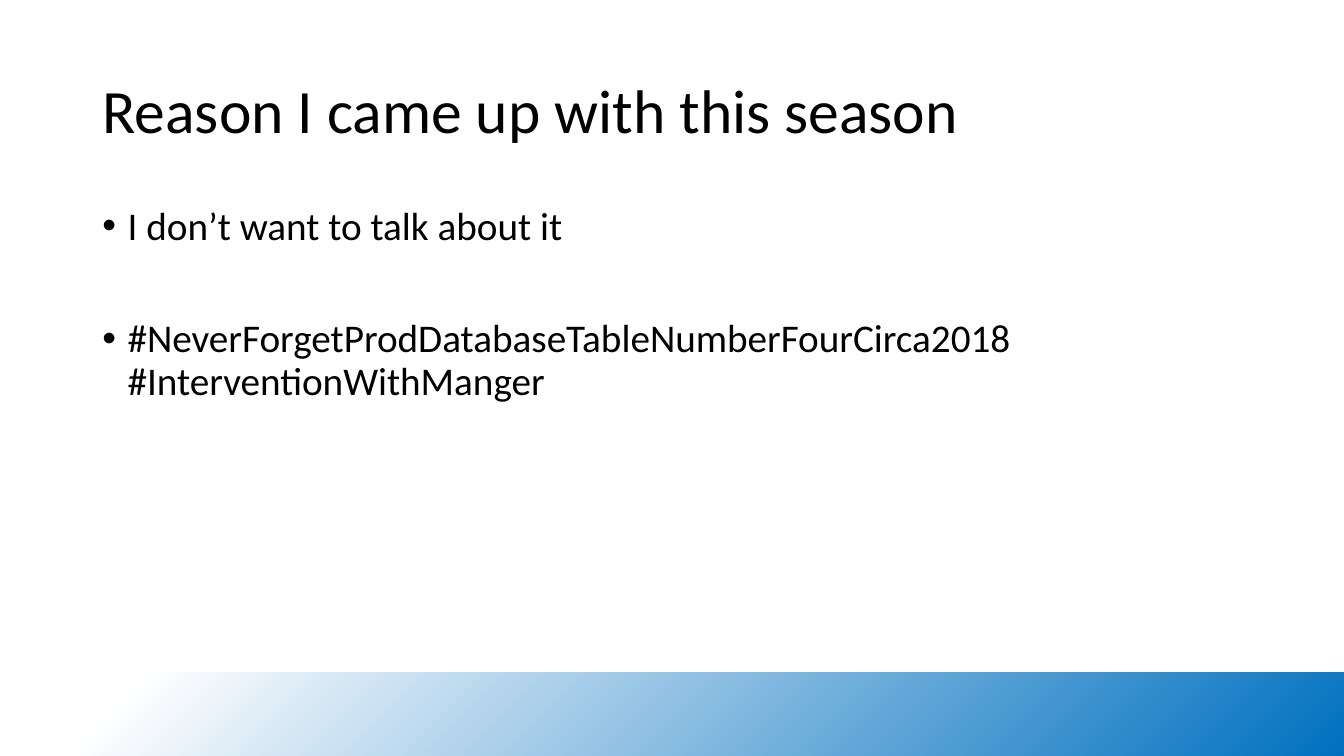
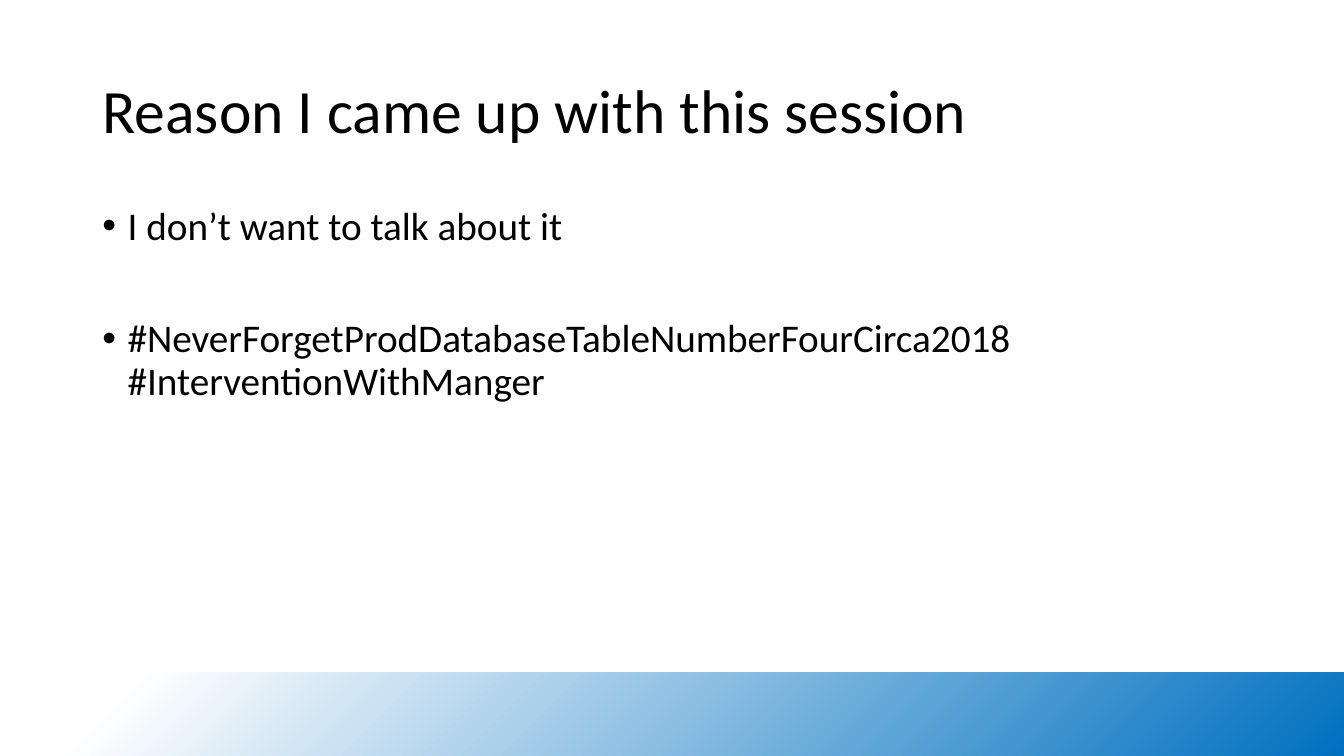
Before and after one commit to ergo3114/Error-Handling, a slide deck: slide 4 of PSSaturday_template.pptx. Drawn at 1344x756 pixels with LibreOffice and Linux fonts; fonts in the diff are those of the drawing; background and template pictures are left out. Boxes give left, top, right and bottom in pixels: in the first picture for what was removed or moved away, otherwise in the second. Text is boxed around its words. In the diff, an @@ line names an element or a change of style, - is before the commit and + after.

```diff
--- a/PSSaturday_template.pptx
+++ b/PSSaturday_template.pptx
@@ title at (102, 90, 967, 143): text changed @@
-Reason I came up with this season
+Reason I came up with this session
```
Also in this commit, not shown: 5 other files.
